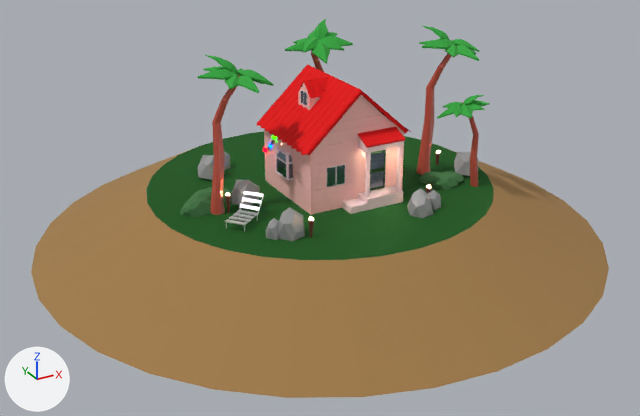
The glTF model static/kame.glb: old version first, new version second.
Camera for both pictures: a 50 mm camera at (-9.29, -17.02, 9.1) aimed at (-0.27, -0.62, 0.9). Every picture has the same lights, and +X, +Y and +Z are marked at lower left. Where no turn or scale is listed for an object, it has been applied to the vertices. Vertices at the same position are counted once.
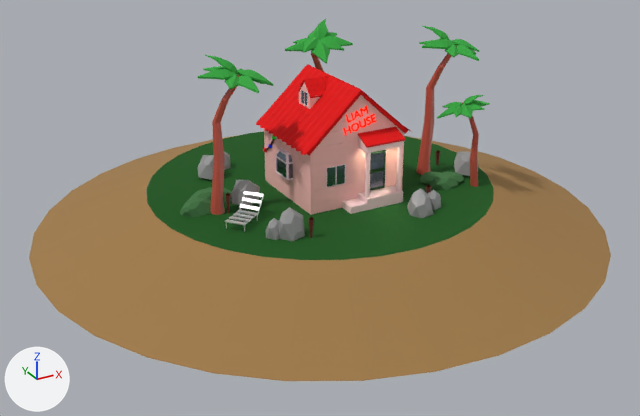
The newer file is also turned or shifted as a whole; pictures and numbers use the older file's frame.

Changed parts and their boxes (x1, y1, x2, y2) in the pictures (640 x 416 px):
'Cylinder.007', mesh rescaled
    before: (31, 148, 609, 398)
    after: (29, 135, 611, 381)
'Cube', recoloured
    both: (313, 95, 404, 214)
'Text', added
    after: (343, 106, 376, 136)
'Icosphere.016', recoloured, surface changed
    both: (308, 217, 314, 225)
'Icosphere.020', recoloured, surface changed
    both: (225, 193, 231, 200)
'Icosphere.018', recoloured, surface changed
    both: (435, 150, 440, 158)
'Icosphere.017', recoloured, surface changed
    both: (426, 185, 431, 194)

The change, as a list of edits to the scene's bpy script:
```text
Change mat_lightballdown:
    mat_lightballdown.emission_color: (1.0, 0.454, 0.195) -> (0.0247, 0.00499, 0.00262)  # orange #ffb47a -> dark red #2c1009
    mat_lightballdown.emission_strength: 500.0 -> 1.0
Add mat_walls_001:
    mat_walls_001 = bpy.data.materials.new('Walls.001')
    # nodes: BsdfPrincipled, Mix, OutputMaterial, VertexColor
    # colours: pink #ffc1bb
Add mat_material_002:
    mat_material_002 = principled_material('Material.002')
    mat_material_002.base_color = (0.0, 0.0, 0.0)  # black #000000
    mat_material_002.metallic = 1.0
    mat_material_002.roughness = 1.0
    mat_material_002.emission_color = (1.0, 0.00533, 0.0)  # red #ff1000
    mat_material_002.emission_strength = 2.0
Change me_cube_002:
    where me_cube_002.from_pydata(...)  # 88 vertices, 132 faces; spans x -1.16..1.16, y -0.03..0.03, z -0.14..2.41
    used by ob_cube; location = (0.15, -1.55, 1.4)
    remove me_cube_002.materials.append(mat_walls)  # pink #ffc1bb
    me_cube_002 part 1: vertex colours changed
    add me_cube_002.materials.append(mat_walls_001)
Change me_cylinder_008:
    where me_cylinder_008.from_pydata(...)  # 64 vertices, 64 faces; spans x -6.67..6.67, y -6.67..6.67, z -0.24..1.08
    used by ob_cylinder_007; location = (0.04, -0.06, 0.2)
    me_cylinder_008 part 2: the whole mesh is scaled about its middle by (1, 1, 0.744), then moved by (0.0, 0.0, 0.17)
Add me_text_001:
    me_text_001.from_pydata(...)  # 712 vertices, 1396 faces; spans x -0.368..0.439, y -0.022..0.021, z -0.297..0.283
    me_text_001.materials.append(mat_material_002)  # black #000000
Add ob_text:
    ob_text = bpy.data.objects.new('Text', me_text_001)
    ob_text.location = (0.13, -1.59, 3.23)
```
